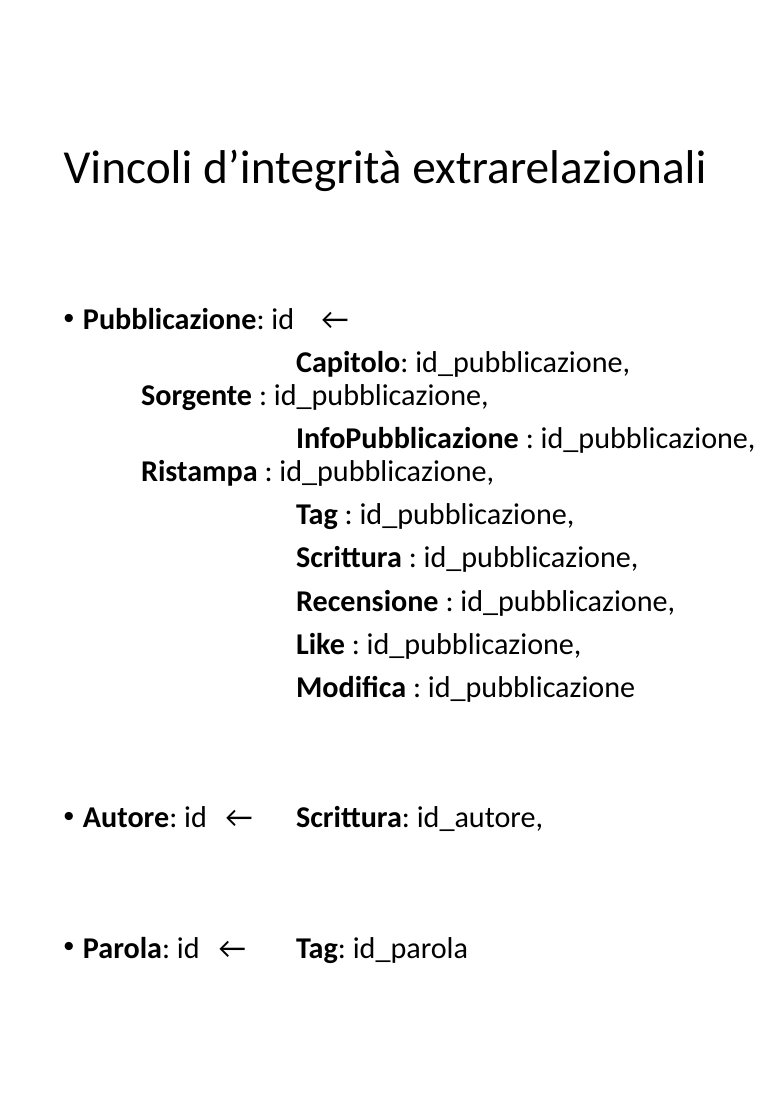
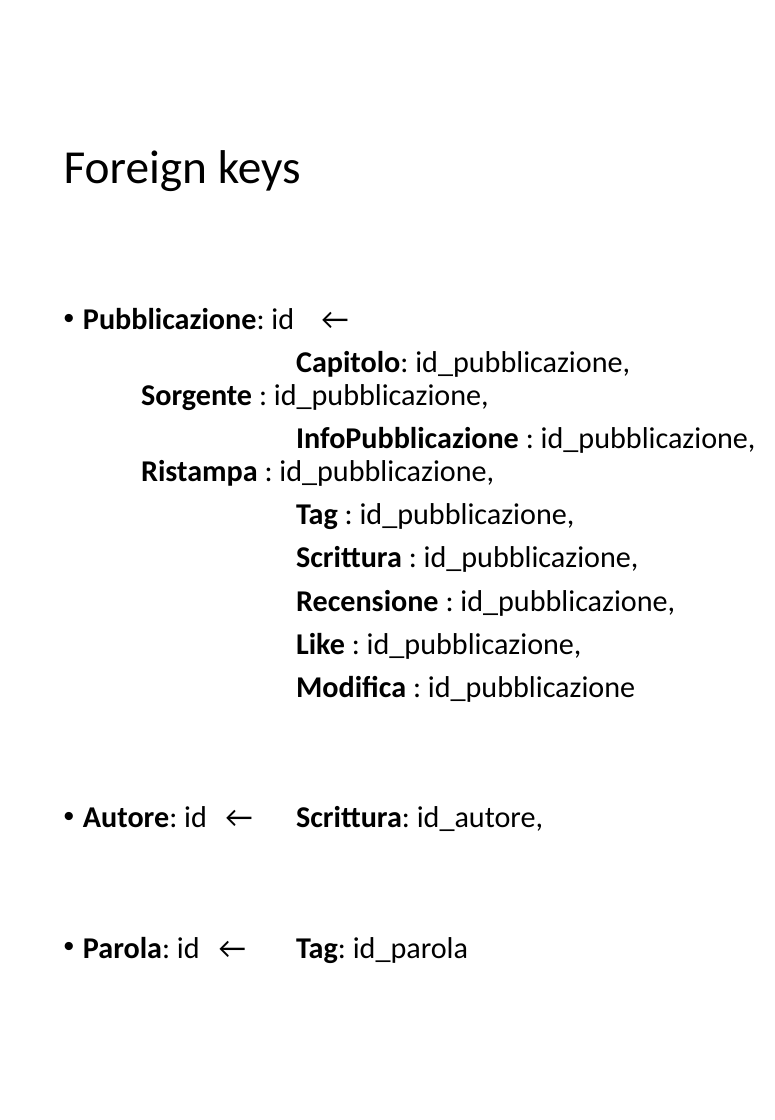
Before and after one commit to vincendep/LBDproject, a slide deck: slide 6 of modello logico/modello logico.pptx. Drawn at 775x1120 pixels with LibreOffice and Linux fonts; fonts in the diff are those of the drawing. Boxes give left, top, right and bottom in pixels: in the first picture for what was removed or moved away, otherwise in the second. Text is boxed around its words. In the diff, an @@ line names an element or a change of style, - is before the commit and + after.

```diff
--- a/modello logico/modello logico.pptx
+++ b/modello logico/modello logico.pptx
@@ title at box(64, 150, 301, 191): text changed @@
-Vincoli d’integrità extrarelazionali
+Foreign keys
```
Also in this commit, not shown: 5 other slides changed, 7 other files.
